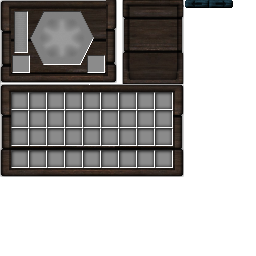
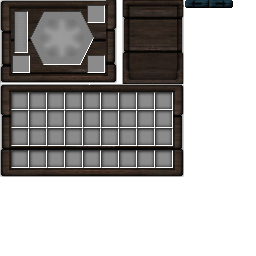
Layers edited between the first and the second 256 × 256 image:
painted on "Slots" over [87, 5, 105, 23]
